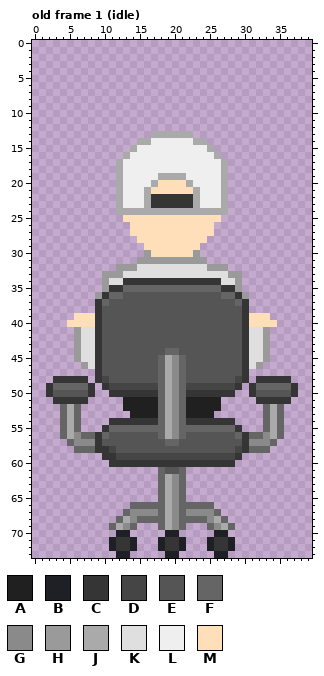
Two versions of one pixel-art file, art/character.aseprite. The first picture shows the starting point.
40x74 pixels, 2 frames. Colours within 5 levels of each other are drawn and written as one. Shown: old frame 1 (idle). The commit also changed other frames, which this record leaves out.
Visible layers, top first: "chair", "hat", "character".
Palette (. is transparent): A #202020  B #1e2026  C #353535  D #454545  E #555555  F #656565  G #8a8a8a  H #9a9a9a  J #aaaaaa  K #dfdfdf  L #efefef  M #ffdfba
Pixels before, old frame 1 (idle) (only the part around the change), first column x 0:
 0 ........................................
 1 ........................................
 2 ........................................
 3 ........................................
 4 ........................................
 5 ........................................
 6 ........................................
 7 ........................................
 8 ........................................
 9 ........................................
10 ........................................
11 ........................................
12 ........................................
13 .................JJJJJJ.................
14 ...............JJLLLLLLJJ...............
15 ..............JLLLLLLLLLLJ..............
16 .............JLLLLLLLLLLLLJ.............
17 ............JLLLLLLLLLLLLLLJ............
18 ............JLLLLLLLLLLLLLLJ............
19 ............JLLLLLJJJJLLLLLJ............
20 ............JLLLLJMMMMJLLLLJ............
21 ............JLLLJMMMMMMJLLLJ............
22 ............JLLLJCCCCCCJLLLJ............
23 ............JLLLJCCCCCCJLLLJ............
24 ............JJJJJJJJJJJJJJJJ............
25 .............MMMMMMMMMMMMMM.............
26 ..............MMMMMMMMMMMM..............
27 ..............MMMMMMMMMMMM..............
28 ...............MMMMMMMMMM...............
29 ................MMMMMMMM................
30 ................HMMMMMMH................
31 ...............HHHHHHHHHH...............
32 ............HHHKKKKKKKKKKHHH............
33 ..........HHHKKKKKKKKKKKKKKKHH..........
34 ..........HKKCCCCCCCCCCCCCCKKH..........
35 ..........HCCFFFFFFFFFFFFFFCCH..........
36 .........HCFFEEEEEEEEEEEEEEFFCH.........
37 .........CFEEEEEEEEEEEEEEEEEEFC.........
38 .........CEEEEEEEEEEEEEEEEEEEEC.........
39 ......MMMCEEEEEEEEEEEEEEEEEEEECMMM......
40 .....MMMMCEEEEEEEEEEEEEEEEEEEECMMMM.....
41 ......HKKCEEEEEEEEEEEEEEEEEEEECKKH......
42 ......HKKCEEEEEEEEEEEEEEEEEEEECKKH......
43 ......HKKCEEEEEEEEEEEEEEEEEEEECKKH......
44 ......HKKCEEEEEEEEEFFEEEEEEEEECKKH......
45 ......HKKCEEEEEEEEFJGFEEEEEEEECKKH......
46 .......HKCEEEEEEEEFJGFEEEEEEEECKH.......
47 .........CEEEEEEEEFJGFEEEEEEEEC.........
48 ...CCCCC.CDEEEEEEEFJGFEEEEEEEDC.CCCCC...
49 ..CFFFFFC.CDDDDDDDFJGFDDDDDDDC.CFFFFFC..
50 ..CEEEEEC..CCCCCCCFJGFCCCCCCC..CEEEEEC..
51 ...CCCCC.....AAAAAFJGFAAAAA.....CCCCC...
52 ....FJF......AAAAAFJGFAAAAA......FJF....
53 ....FJF.......AAAAFJGFAAAA.......FJF....
54 ....FJF....CCCCCCCFJGFCCCCCCC....FJF....
55 ....FJF...CFFFFFFFFJGFFFFFFFFC...FJF....
56 ....FJGFFCFEEEEEEEFJGFEEEEEEEFCFFGJF....
57 .....FGGGCEEEEEEEEEFFEEEEEEEEECGGGF.....
After the commit:
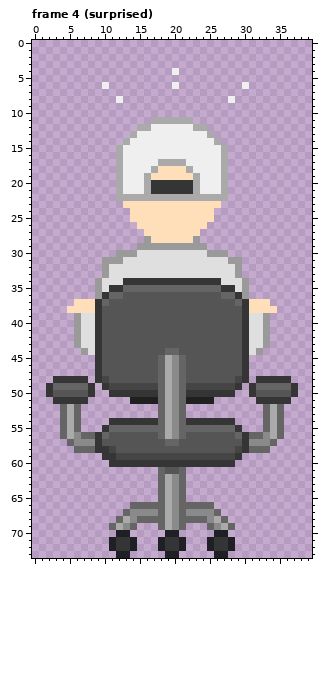
A new or re-ordered frame is compared with the old frame closest to it.
Diff:
frames 2 -> 6
Frame 4 (surprised) is new; against old frame 1 (idle), layers "hat", "character":
y 4: x 20 . -> L
y 6: x 10 . -> L; x 20 . -> L; x 30 . -> L
y 8: x 12 . -> L; x 28 . -> L
y 11: x 17..22 ...... -> JJJJJJ
y 12: x 15..24 .......... -> JJLLLLLLJJ
y 13: x 14..25 ...JJJJJJ... -> JLLLLLLLLLLJ
y 14: x 13..16 ..JJ -> JLLL; x 23..26 JJ.. -> LLLJ
y 15: x 12..14 ..J -> JLL; x 25..27 J.. -> LLJ
y 16: x 12..13 .J -> JL; x 26..27 J. -> LJ
y 17: x 18..21 LLLL -> JJJJ
y 18: x 17..22 LLLLLL -> JMMMMJ
y 19: x 16..23 LLJJJJLL -> JMMMMMMJ
y 20: x 16..23 LJMMMMJL -> JCCCCCCJ
y 21: x 17..22 MMMMMM -> CCCCCC
y 22: x 13..15 LLL -> JJJ; x 17..22 CCCCCC -> JJJJJJ; x 24..26 LLL -> JJJ
y 23: x 12..27 JLLLJCCCCCCJLLLJ -> .MMMMMMMMMMMMMM.
y 24: x 12..27 JJJJJJJJJJJJJJJJ -> ..MMMMMMMMMMMM..
y 25: x 13 M -> .; x 26 M -> .
y 26: x 14 M -> .; x 25 M -> .
y 27: x 14..15 MM -> ..; x 24..25 MM -> ..
y 28: x 15..16 MM -> .H; x 23..24 MM -> H.
y 29: x 15..24 .MMMMMMMM. -> HHHHHHHHHH
y 30: x 12..27 ....HMMMMMMH.... -> HHHKKKKKKKKKKHHH
y 31: x 10..29 .....HHHHHHHHHH..... -> HHHKKKKKKKKKKKKKKKHH
y 32: x 10..14 ..HHH -> HKKKK; x 25..29 HHH.. -> KKKKH
y 33: x 11..12 HH -> KK; x 28 H -> K
y 34..35: x 9..10 .H -> HK; x 29..30 H. -> KH
y 37: x 6..8 ... -> MMM; x 31..33 ... -> MMM
y 38: x 5..8 .... -> MMMM; x 31..34 .... -> MMMM
y 39: x 6..8 MMM -> HKK; x 31..33 MMM -> KKH
y 40: x 5..8 MMMM -> .HKK; x 31..34 MMMM -> KKH.
y 44: x 6..7 HK -> .H; x 32..33 KH -> H.
y 45: x 6..8 HKK -> ...; x 31..33 KKH -> ...
y 46: x 7..8 HK -> ..; x 31..32 KH -> ..
y 51: x 13 A -> .; x 26 A -> .
y 52: x 13..17 AAAAA -> .....; x 22..26 AAAAA -> .....
y 53: x 14..17 AAAA -> ....; x 22..25 AAAA -> ....
